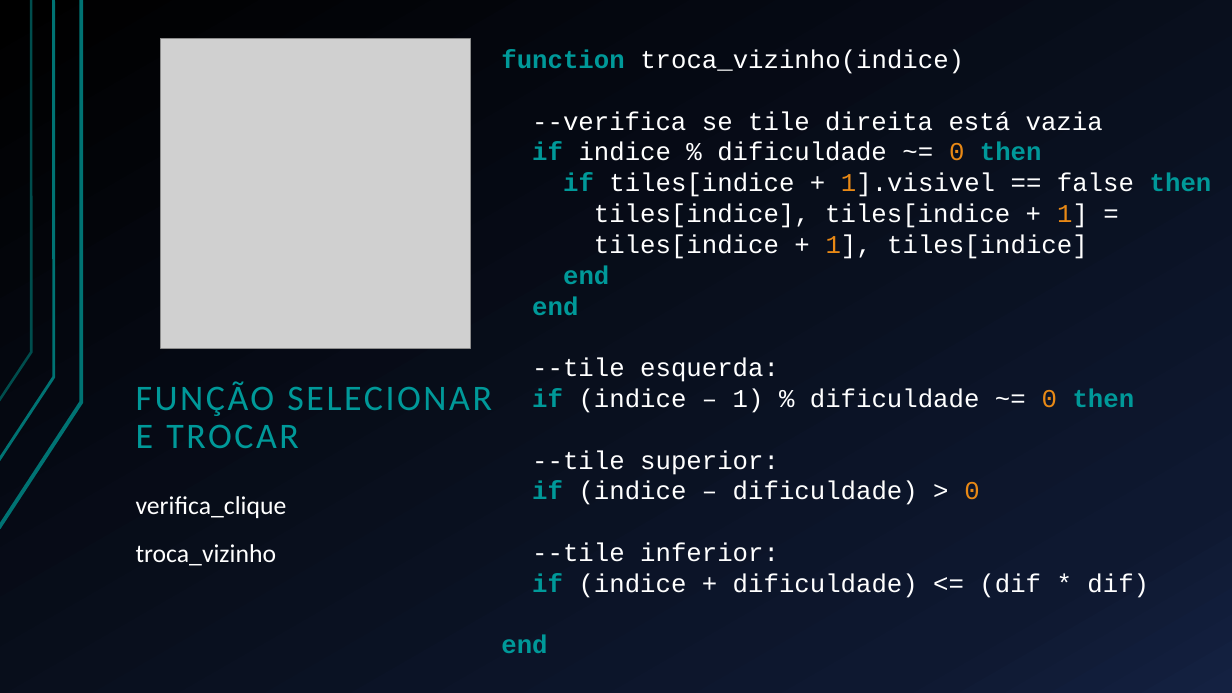
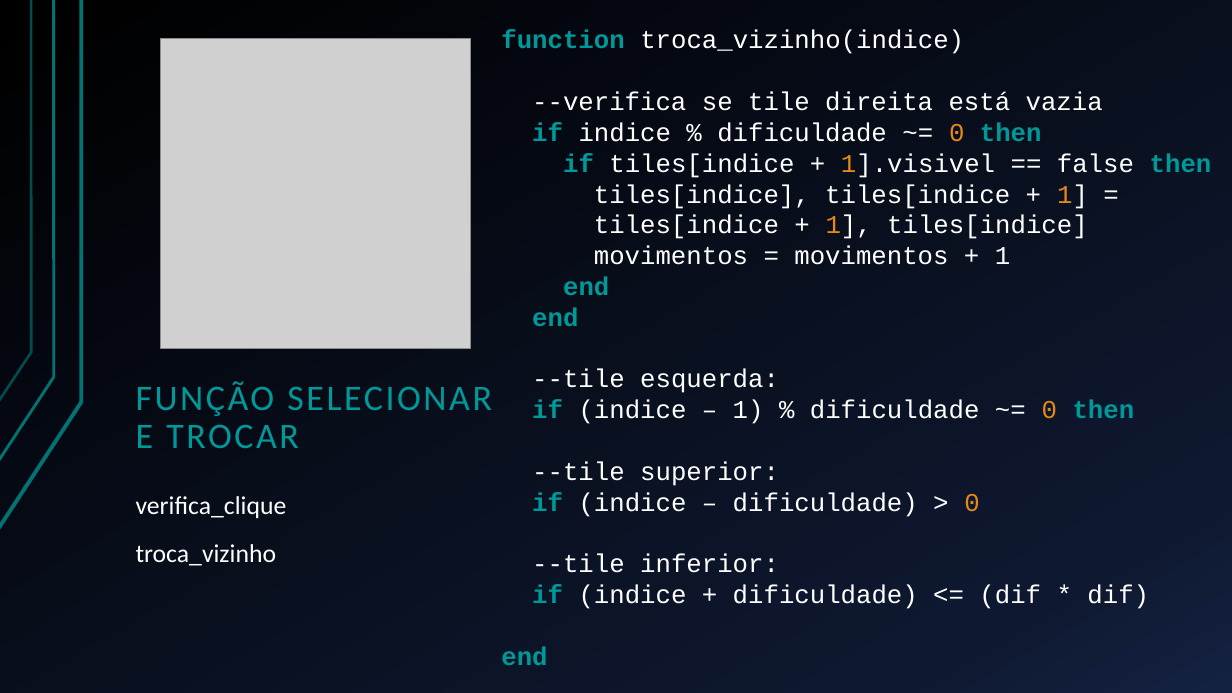
Before and after one commit to Esduard/INF1031-SLIDING_PUZZLE, a slide deck: slide 7 of Apresentação/Deslize.pptx. Drawn at 1232x693 pixels with LibreOffice and Linux fonts; fonts in the diff are those of the drawing; grey boxes stand for pictures. Boxes give left, top, right and bottom in pixels: in the first picture for what was removed or moved away, otherwise in the second. Text is boxed around its words. In the diff, an @@ line names an element or a change of style, - is before the commit and + after.

```diff
--- a/Apresentação/Deslize.pptx
+++ b/Apresentação/Deslize.pptx
@@ text "function troca_vizinho(indice)" moved from (x1=501, y1=49, x2=1212, y2=653) to (x1=501, y1=30, x2=1212, y2=665) @@
@@ text at (x1=594, y1=245, x2=1010, y2=265): paragraph added @@
+movimentos = movimentos + 1
```
Also in this commit, not shown: 1 slide added, 6 other files.
